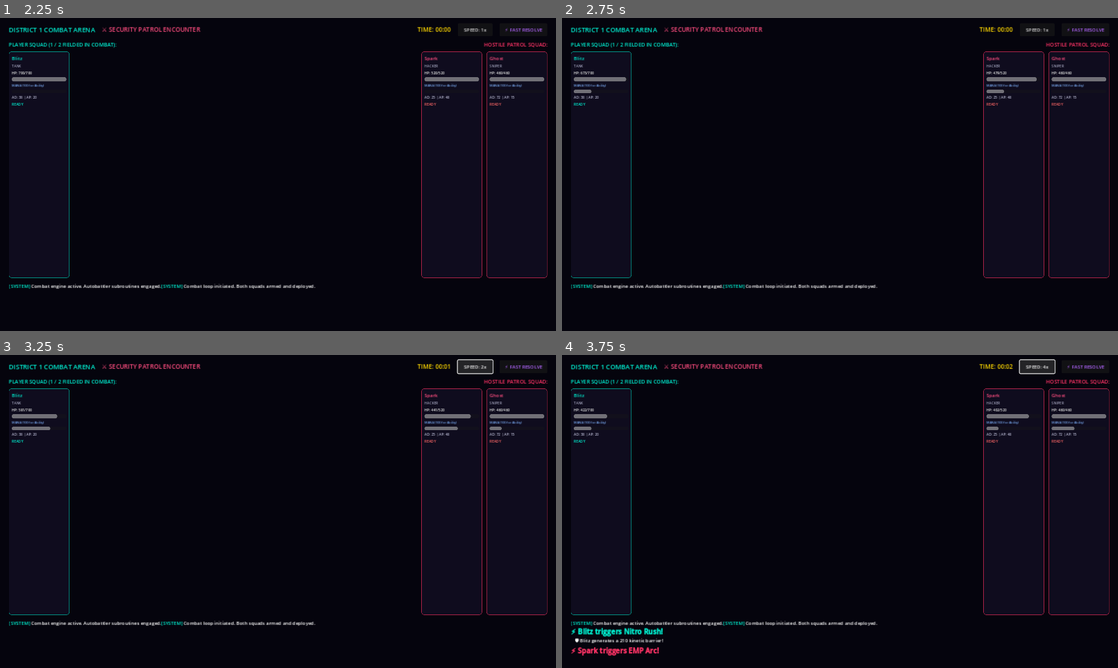
Above: before the commit, frames 1-4 (two rows, left to right).
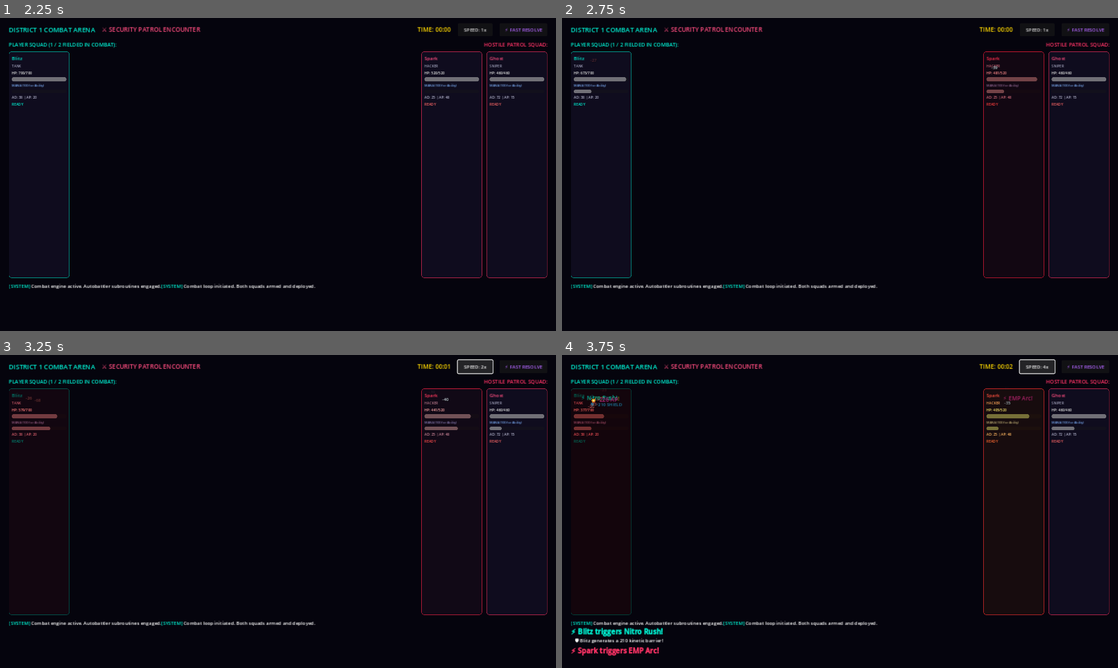
Above: after the commit, the same moments.

Repository: TheStickface/Cyberstack
Game: Godot game, scene res://src/ui/screens/Main.tscn
Same seed, same stepped clock (60 frames per second), same inputs: the game is played once before the commit and once after it.
Inputs:
- Up to frame 1 (2.25 s): click "[INITIATE JOB / NEW RUN]" at 0.5 s; click "▶ [LOCK IN & DEPLOY]" at 1.25 s; click "ENTER COMBAT [⚔ FIGHT]" at 2 s
- Up to frame 2 (2.75 s): no input
- Up to frame 3 (3.25 s): click "SPEED: 1x" at 2.75 s
- Up to frame 4 (3.75 s): click "SPEED: 2x" at 3.5 s

Frame 1 is identical in both runs. In frame 2, 0.5% of the frame differs, in the area x 5-87%, y 10-84%; in frame 3, 0.7%; in frame 4, 1.1%, in the area x 1-87%, y 10-84%.

Commit message:
feat(combat): add floating combat damage numbers, ability trigger card flashes, star upgrade celebration banners, and procedural synth SFX

Diff:
--- a/src/core/AudioManager.gd
+++ b/src/core/AudioManager.gd
@@ -11,7 +11,11 @@
 	REROLL,
 	LOCK_IN,
 	VICTORY,
-	DEFEAT
+	DEFEAT,
+	COMBAT_HIT,
+	COMBAT_CRIT,
+	ABILITY_CAST,
+	STAR_UPGRADE
 }
 
 var master_volume: float = 1.0
@@ -63,6 +67,18 @@
 
 func play_defeat() -> void:
 	play_sound(SoundType.DEFEAT)
+
+func play_combat_hit() -> void:
+	play_sound(SoundType.COMBAT_HIT)
+
+func play_combat_crit() -> void:
+	play_sound(SoundType.COMBAT_CRIT)
+
+func play_ability_cast() -> void:
+	play_sound(SoundType.ABILITY_CAST)
+
+func play_star_upgrade() -> void:
+	play_sound(SoundType.STAR_UPGRADE)
 
 func _get_available_player() -> AudioStreamPlayer:
 	for p in sfx_players:
@@ -118,6 +134,22 @@
 			duration = 0.40
 			base_freq = 300.0
 			sweep_freq = 75.0
+		SoundType.COMBAT_HIT:
+			duration = 0.06
+			base_freq = 420.0
+			sweep_freq = 160.0
+		SoundType.COMBAT_CRIT:
+			duration = 0.14
+			base_freq = 880.0
+			sweep_freq = 1760.0
+		SoundType.ABILITY_CAST:
+			duration = 0.22
+			base_freq = 280.0
+			sweep_freq = 1120.0
+		SoundType.STAR_UPGRADE:
+			duration = 0.32
+			base_freq = 523.25
+			sweep_freq = 1318.50
 
 	var sample_count = int(duration * wav.mix_rate)
 	var data = PackedByteArray()
--- a/src/systems/CrewManager.gd
+++ b/src/systems/CrewManager.gd
@@ -8,6 +8,7 @@
 var fielded_units: Array[UnitInstance] = []
 var benched_units: Array[UnitInstance] = []
 var augment_inventory: Array[AugmentResource] = []
+var last_combinations: Array[Dictionary] = []
 
 var current_district: int = 1
 var active_synergy_report: SynergyReport = null
@@ -48,9 +49,10 @@
 
 ## Core Star Combination Engine:
 ## 2 copies of Tier 1 combine into Tier 2 (★2)
-## 3 copies of Tier 2 combine into Tier 3 (★3)
+## 2 copies of Tier 2 combine into Tier 3 (★3)
 func check_and_execute_combinations() -> Array[Dictionary]:
 	var combinations_made: Array[Dictionary] = []
+	last_combinations.clear()
 	var keep_checking = true
 
 	while keep_checking:
@@ -138,6 +140,7 @@
 	if not combinations_made.is_empty():
 		recalculate_synergies()
 
+	last_combinations = combinations_made
 	return combinations_made
 
 func deploy_unit_to_field(bench_index: int) -> bool:
--- a/src/ui/screens/CombatMockArena.gd
+++ b/src/ui/screens/CombatMockArena.gd
@@ -275,8 +275,12 @@
 	if target == null:
 		return
 
-	var dmg = att.attack_damage * randf_range(0.9, 1.1)
-	_apply_damage(target, dmg, att)
+	var crit_chance = att.unit.calculate_effective_stat(Enums.StatType.CRIT_CHANCE) if att.unit else 0.05
+	var is_crit = randf() < crit_chance
+	var mult = 1.5 if is_crit else 1.0
+	var dmg = att.attack_damage * randf_range(0.9, 1.1) * mult
+
+	_apply_damage(target, dmg, att, false, is_crit)
 
 	# Gain Mana on attack
 	att.current_mana = minf(att.current_mana + 20.0, 100.0)
@@ -294,31 +298,39 @@
 		ab_name
 	])
 
+	AudioManager.play_ability_cast()
+	_flash_card(caster.box_panel, Color(2.0, 1.8, 0.5), 0.35)
+	_spawn_floating_combat_text(caster, "⚡ " + ab_name + "!", Color(0, 1, 0.9) if caster.is_player else Color(1, 0.2, 0.6), true)
+
 	# Ability mechanics by role
 	var role = caster.unit.unit_resource.role if caster.unit else Enums.UnitRole.TANK
 	match role:
 		Enums.UnitRole.TANK:
-			caster.shield += 180.0 + (caster.ability_power * 1.5)
+			var added_shield = 180.0 + (caster.ability_power * 1.5)
+			caster.shield += added_shield
+			_spawn_floating_combat_text(caster, "🛡 +%.0f SHIELD" % added_shield, Color(0.2, 0.75, 1.0))
 			_log("   🛡 %s generates a %.0f kinetic barrier!" % [u_name, caster.shield])
 		Enums.UnitRole.HACKER:
 			var target = _find_target(defenders)
 			if target:
 				var ap_dmg = 120.0 + (caster.ability_power * 2.2)
-				_apply_damage(target, ap_dmg, caster, true)
+				_apply_damage(target, ap_dmg, caster, true, false)
 		Enums.UnitRole.SNIPER:
 			var weakest = _find_weakest_target(defenders)
 			if weakest:
 				var crit_dmg = (caster.attack_damage * 2.2) + caster.ability_power
-				_apply_damage(weakest, crit_dmg, caster, true)
+				_apply_damage(weakest, crit_dmg, caster, true, true)
 		Enums.UnitRole.FIXER:
+			var healed = minf(150.0 + caster.ability_power, caster.max_hp - caster.current_hp)
 			caster.current_hp = minf(caster.current_hp + 150.0 + caster.ability_power, caster.max_hp)
+			_spawn_floating_combat_text(caster, "💉 +%.0f HP" % healed, Color(0.2, 1.0, 0.5))
 			_log("   💉 %s repairs systems, recovering health!" % u_name)
 		_:
 			var target = _find_target(defenders)
 			if target:
-				_apply_damage(target, caster.attack_damage * 1.5, caster, true)
-
-func _apply_damage(target: CombatantState, raw_dmg: float, attacker: CombatantState, is_ability: bool = false) -> void:
+				_apply_damage(target, caster.attack_damage * 1.5, caster, true, false)
+
+func _apply_damage(target: CombatantState, raw_dmg: float, attacker: CombatantState, is_ability: bool = false, is_crit: bool = false) -> void:
 	var remaining_dmg = raw_dmg
 
 	if target.shield > 0:
@@ -332,6 +344,20 @@
 	target.current_hp = maxf(target.current_hp - remaining_dmg, 0.0)
 	target.current_mana = minf(target.current_mana + 10.0, 100.0)
 
+	# Spawn Floating Numbers & Visual Flash
+	if is_crit:
+		AudioManager.play_combat_crit()
+		_spawn_floating_combat_text(target, "⚡ CRIT -%.0f!" % raw_dmg, Color(1.0, 0.88, 0.2), true)
+		_flash_card(target.box_panel, Color(2.0, 0.8, 0.2), 0.2)
+	elif is_ability:
+		_spawn_floating_combat_text(target, "💥 -%.0f AP" % raw_dmg, Color(1.0, 0.2, 0.7), true)
+		_flash_card(target.box_panel, Color(1.8, 0.2, 0.8), 0.2)
+	else:
+		AudioManager.play_combat_hit()
+		var dmg_col = Color(0.9, 0.95, 1.0) if attacker.is_player else Color(1.0, 0.45, 0.45)
+		_spawn_floating_combat_text(target, "-%.0f" % raw_dmg, dmg_col, false)
+		_flash_card(target.box_panel, Color(1.3, 0.4, 0.4), 0.15)
+
 	if attacker.is_player:
 		total_player_damage += raw_dmg
 	else:
@@ -344,6 +370,41 @@
 		target.box_panel.modulate = Color(0.4, 0.4, 0.4, 0.7)
 		var t_name = target.unit.unit_resource.display_name if target.unit else "Target"
 		_log("[color=#ff0055]💀 %s has been neutralized![/color]" % t_name)
+
+func _spawn_floating_combat_text(target: CombatantState, text: String, color: Color, is_big: bool = false) -> void:
+	if target == null or target.box_panel == null or not is_instance_valid(target.box_panel):
+		return
+
+	var lbl = Label.new()
+	lbl.text = text
+	lbl.add_theme_font_size_override("font_size", 13 if is_big else 10)
+	lbl.add_theme_color_override("font_color", color)
+	lbl.add_theme_color_override("font_shadow_color", Color(0, 0, 0, 0.95))
+	lbl.add_theme_constant_override("shadow_offset_x", 1)
+	lbl.add_theme_constant_override("shadow_offset_y", 1)
+	lbl.mouse_filter = Control.MOUSE_FILTER_IGNORE
+	lbl.top_level = true
+
+	var pos = target.box_panel.global_position + Vector2(randf_range(15, 65), randf_range(20, 50))
+	lbl.global_position = pos
+	add_child(lbl)
+
+	var tween = create_tween()
+	tween.set_parallel(true)
+	tween.tween_property(lbl, "global_position", pos + Vector2(randf_range(-10, 10), -35), 0.6).set_trans(Tween.TRANS_QUAD).set_ease(Tween.EASE_OUT)
+	tween.tween_property(lbl, "modulate:a", 0.0, 0.6).set_ease(Tween.EASE_IN)
+	if is_big:
+		lbl.scale = Vector2(1.25, 1.25)
+		tween.tween_property(lbl, "scale", Vector2(1.0, 1.0), 0.2).set_trans(Tween.TRANS_BACK).set_ease(Tween.EASE_OUT)
+	tween.chain().tween_callback(lbl.queue_free)
+
+func _flash_card(panel: PanelContainer, flash_color: Color, duration: float = 0.2) -> void:
+	if panel == null or not is_instance_valid(panel):
+		return
+	var orig_mod = panel.modulate
+	panel.modulate = flash_color
+	var tween = create_tween()
+	tween.tween_property(panel, "modulate", orig_mod, duration)
 
 func _find_target(defenders: Array[CombatantState]) -> CombatantState:
 	for d in defenders:
--- a/src/ui/screens/PrepScreen.gd
+++ b/src/ui/screens/PrepScreen.gd
@@ -148,11 +148,64 @@
 func _on_crew_buy_requested(slot_index: int) -> void:
 	var result = shop_mgr.buy_unit_slot(slot_index, crew_mgr)
 	if result.success:
-		_set_status("Recruited %s." % (result.item.unit_resource.display_name if result.item else "operative"), false)
+		var combs = crew_mgr.last_combinations
+		if not combs.is_empty():
+			for c in combs:
+				AudioManager.play_star_upgrade()
+				_show_star_upgrade_banner(c["unit_name"], c["new_star_level"])
+		else:
+			_set_status("Recruited %s." % (result.item.unit_resource.display_name if result.item else "operative"), false)
 		crew_mgr.recalculate_synergies()
 	else:
 		_set_status("Recruitment failed: %s" % result.error, true)
 	_refresh_all()
+
+func _show_star_upgrade_banner(u_name: String, star_lvl: int) -> void:
+	var star_str = "★★" if star_lvl == 2 else "★★★"
+	var col_hex = "#ffd700" if star_lvl == 2 else "#ff007f"
+	_set_status("★ [color=%s]LEVEL UP! %s promoted to %s![/color] ★" % [col_hex, u_name, star_str], false)
+
+	# Spawn floating notification across the screen
+	var banner = PanelContainer.new()
+	var style = StyleBoxFlat.new()
+	style.bg_color = Color(0.05, 0.04, 0.12, 0.95)
+	style.border_width_left = 2
+	style.border_width_top = 2
+	style.border_width_right = 2
+	style.border_width_bottom = 2
+	style.border_color = Color(1.0, 0.85, 0.0) if star_lvl == 2 else Color(1.0, 0.0, 0.5)
+	style.corner_radius_top_left = 6
+	style.corner_radius_top_right = 6
+	style.corner_radius_bottom_left = 6
+	style.corner_radius_bottom_right = 6
+	banner.add_theme_stylebox_override("panel", style)
+	banner.mouse_filter = Control.MOUSE_FILTER_IGNORE
+	banner.top_level = true
+
+	var margin = MarginContainer.new()
+	margin.add_theme_constant_override("margin_left", 16)
+	margin.add_theme_constant_override("margin_right", 16)
+	margin.add_theme_constant_override("margin_top", 8)
+	margin.add_theme_constant_override("margin_bottom", 8)
+	banner.add_child(margin)
+
+	var lbl = Label.new()
+	lbl.text = "★ LEVEL UP! %s UPGRADED TO %s ★" % [u_name.to_upper(), star_str]
+	lbl.add_theme_font_size_override("font_size", 14)
+	lbl.add_theme_color_override("font_color", Color(1.0, 0.85, 0.0) if star_lvl == 2 else Color(1.0, 0.2, 0.6))
+	margin.add_child(lbl)
+
+	var vp_size = get_viewport_rect().size
+	banner.position = Vector2((vp_size.x - 360) / 2.0, vp_size.y * 0.35)
+	banner.scale = Vector2(0.8, 0.8)
+	add_child(banner)
+
+	var tween = create_tween()
+	tween.tween_property(banner, "scale", Vector2(1.05, 1.05), 0.2).set_trans(Tween.TRANS_BACK).set_ease(Tween.EASE_OUT)
+	tween.tween_property(banner, "scale", Vector2(1.0, 1.0), 0.1)
+	tween.tween_interval(1.2)
+	tween.tween_property(banner, "modulate:a", 0.0, 0.4)
+	tween.tween_callback(banner.queue_free)
 
 func _on_augment_buy_requested(slot_index: int) -> void:
 	var result = shop_mgr.buy_augment_slot(slot_index, crew_mgr)
--- a/tests/test_audio_and_shaders.gd
+++ b/tests/test_audio_and_shaders.gd
@@ -29,7 +29,7 @@
 	audio_mgr._ready()
 
 	# Test all sound types generate valid audio buffers
-	for s_type in range(9):
+	for s_type in range(13):
 		var wav = audio_mgr._generate_synth_sound(s_type)
 		if wav == null:
 			return {"passed": false, "message": "Failed to generate synth sound type %d" % s_type, "assertions": 1}
@@ -46,6 +46,10 @@
 	audio_mgr.play_lock_in()
 	audio_mgr.play_victory()
 	audio_mgr.play_defeat()
+	audio_mgr.play_combat_hit()
+	audio_mgr.play_combat_crit()
+	audio_mgr.play_ability_cast()
+	audio_mgr.play_star_upgrade()
 
 	for p in audio_mgr.sfx_players:
 		p.queue_free()
